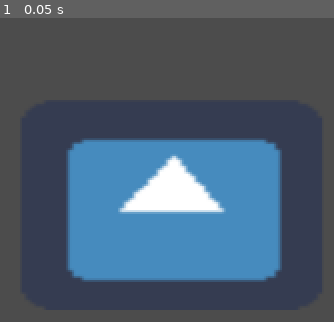
Above: before the commit, frame 1.
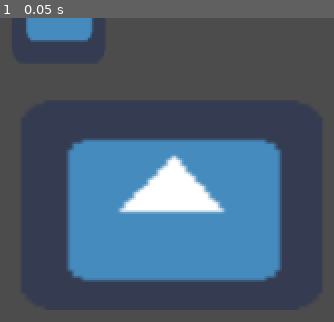
Above: after the commit, the same moment.

Repository: lucianocod/practicGit
Game: Godot game, scene res://jajajaj.tscn
Two runs of this game, one before a commit and one after it. Both use one fixed random seed, a clock stepped at 60 frames per second and the inputs below. The project has no main scene, so this scene is started directly. The engine's default icon, where the game draws it, is replaced by a stand-in: a white triangle on a blue panel in a dark square.
Inputs:
- Up to frame 1 (0.05 s): no input

The runs differ from the first frame. In frame 1, 1.6% of the frame differs, in the area x 7-29%, y 0-8%.

Commit message:
Segundo commit

Diff:
--- a/jajajaj.tscn
+++ b/jajajaj.tscn
@@ -1,8 +1,16 @@
-[gd_scene load_steps=3 format=2]
+[gd_scene load_steps=4 format=2]
 
 [ext_resource path="res://icon.png" type="Texture" id=1]
 
 [sub_resource type="SpriteFrames" id=1]
+animations = [ {
+"frames": [ ExtResource( 1 ) ],
+"loop": true,
+"name": "default",
+"speed": 5.0
+} ]
+
+[sub_resource type="SpriteFrames" id=2]
 animations = [ {
 "frames": [ ExtResource( 1 ) ],
 "loop": true,
@@ -16,3 +24,8 @@
 position = Vector2( 368.5, 120 )
 scale = Vector2( 3.01563, 2.09375 )
 frames = SubResource( 1 )
+
+[node name="AnimatedSprite2" type="AnimatedSprite" parent="."]
+position = Vector2( 296, -22.5 )
+scale = Vector2( 0.9375, 1.60938 )
+frames = SubResource( 2 )
